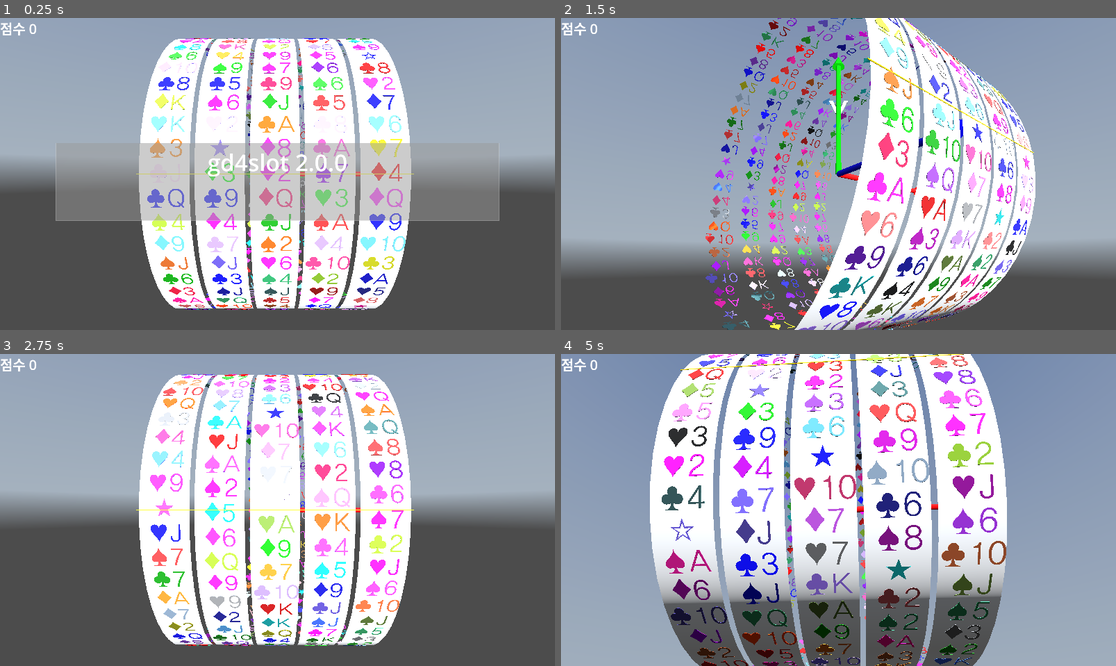
Above: before the commit, frames 1-4 (two rows, left to right).
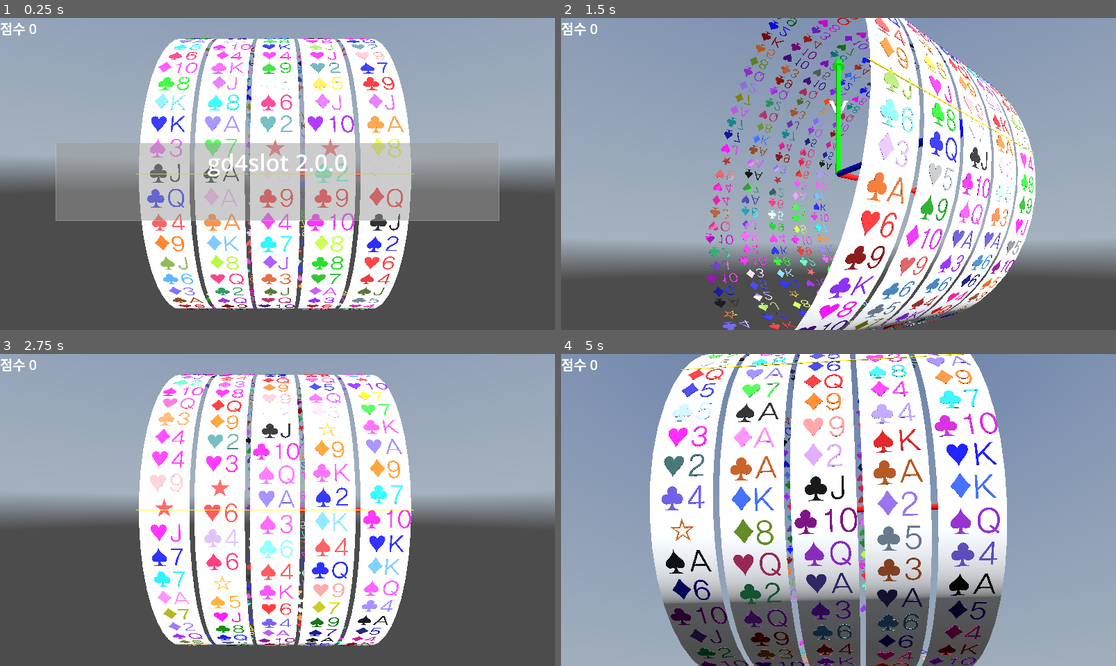
Above: after the commit, the same moments.

Repository: kasworld/gd4slot
Game: Godot game, scene res://main.tscn
The game is run twice, just before and just after one commit, with the same random seed, the same clock (stepped at 60 frames per second) and the same inputs. A sky picture missing from this copy of the repository is replaced by a grey-blue gradient.
Inputs (mouse positions are in pixels of both pictures, inside the frame that each line leads up to):
- Up to frame 1 (0.25 s): no input
- Up to frame 2 (1.5 s): tap Enter at 0.5, 0.6, 1.35 s; move the mouse to (960, 158) at 0.52 s; click (960, 158) at 0.67 s; tap Space at 0.77 s; move the mouse to (727, 189) at 1.27 s; click (727, 189) at 1.42 s
- Up to frame 3 (2.75 s): tap Space at 1.52 s; move the mouse to (333, 441) at 2.02 s; tap Enter at 2.1 s; click (333, 441) at 2.17 s
- Up to frame 4 (5 s): move the mouse to (810, 572) at 2.77 s; tap Enter at 2.85, 3.6, 4.35 s; click (810, 572) at 2.92 s; tap Space at 3.02, 3.77, 4.52 s; move the mouse to (1005, 556) at 3.52 s; click (1005, 556) at 3.67 s; move the mouse to (672, 463) at 4.27 s; click (672, 463) at 4.42 s

The runs differ from the first frame. In frame 1, 9.1% of the frame differs, in the area x 27-74%, y 6-94%; in frame 2, 12%; in frame 3, 9.8%; in frame 4, 15%, in the area x 18-81%, y 0-100%.

Commit message:
동일칸은 색도 같게

Diff:
--- a/reel/reel.gd
+++ b/reel/reel.gd
@@ -3,26 +3,24 @@
 
 signal rotation_stopped(rl :Reel)
 var 번호 :int
-var card_size :Vector2
-var card_list :Array
-var color_list :Array[Color]
+var 칸크기 :Vector2
+var 칸정보목록 :Array # [ text, color ]
 var 칸들 :Array[칸]
 var 한칸각도 :float
 
 func calc_radius() -> float:
-	return card_list.size() * card_size.y / (2*PI)
+	return 칸정보목록.size() * 칸크기.y / (2*PI)
 
-func init(n :int, card_sizea :Vector2, card_lista :Array, color_lista :Array[Color]) -> Reel:
+func init(n :int, 칸크기a :Vector2, 칸정보목록a :Array) -> Reel:
 	번호 = n
-	card_size = card_sizea
-	card_list = card_lista
-	color_list = color_lista
-	var count := card_list.size()
+	칸크기 = 칸크기a
+	칸정보목록 = 칸정보목록a
+	var count := 칸정보목록.size()
 	한칸각도 = 2*PI / count
 
-	var r := count * card_size.y / (2*PI)
+	var r := count * 칸크기.y / (2*PI)
 	for i in count:
-		var k :칸 = preload("res://reel/칸/칸.tscn").instantiate().init(i, card_size,r,card_list[i], color_list[i%color_list.size()])
+		var k :칸 = preload("res://reel/칸/칸.tscn").instantiate().init(i, 칸크기,r,칸정보목록[i][0], 칸정보목록[i][1])
 		k.rotation.x = 2*PI/count *i
 		add_child(k)
 		칸들.append(k)
@@ -30,8 +28,8 @@
 	$MeshInstance3D.mesh.material.albedo_color = Color.WHITE
 	$MeshInstance3D.mesh.top_radius = calc_radius()
 	$MeshInstance3D.mesh.bottom_radius = $MeshInstance3D.mesh.top_radius
-	$MeshInstance3D.mesh.height = card_size.x
-	$MeshInstance3D.mesh.radial_segments = card_list.size()
+	$MeshInstance3D.mesh.height = 칸크기.x
+	$MeshInstance3D.mesh.radial_segments = 칸정보목록.size()
 	$MeshInstance3D.rotation.x = 한칸각도/2
 
 	return self
--- a/slots/slots.gd
+++ b/slots/slots.gd
@@ -5,19 +5,20 @@
 
 var colorlist :Array = NamedColorList.filter_to_colorlist(NamedColorList.make_dark_color_list())
 var cardlist :Array = PlayingCard.make_deck_with_joker()
-var cardsize := Vector2(10,5)
+var 칸크기 := Vector2(10,5)
 var reelcount := 5
 var reellist := []
 
 func init() -> Slots:
+	var 칸정보목록 := []
+	for i in cardlist.size():
+		칸정보목록.append( [cardlist[i], colorlist[i%colorlist.size()]]  )
 	for i in reelcount:
-		var cdlist := cardlist.duplicate()
-		cdlist.shuffle()
-		var colist := colorlist.duplicate()
-		colist.shuffle()
-		var rl = preload("res://reel/reel.tscn").instantiate().init(i, cardsize, cdlist, colist)
+		var kilist := 칸정보목록.duplicate()
+		kilist.shuffle()
+		var rl = preload("res://reel/reel.tscn").instantiate().init(i, 칸크기, kilist)
 		rl.rotation_stopped.connect(결과가결정됨)
-		rl.position = Vector3(i*cardsize.x+i +cardsize.x/2 -calc_width()/2, 0, 0)
+		rl.position = Vector3(i*칸크기.x+i +칸크기.x/2 -calc_width()/2, 0, 0)
 		add_child(rl)
 		reellist.append(rl)
 
@@ -33,7 +34,7 @@
 	return reellist[0].calc_radius()
 
 func calc_width() -> float:
-	return reelcount*(cardsize.x+1)
+	return reelcount*(칸크기.x+1)
 
 func calc_size() -> Vector3:
 	return Vector3(calc_width(),calc_radius()*2,calc_radius()*2)
